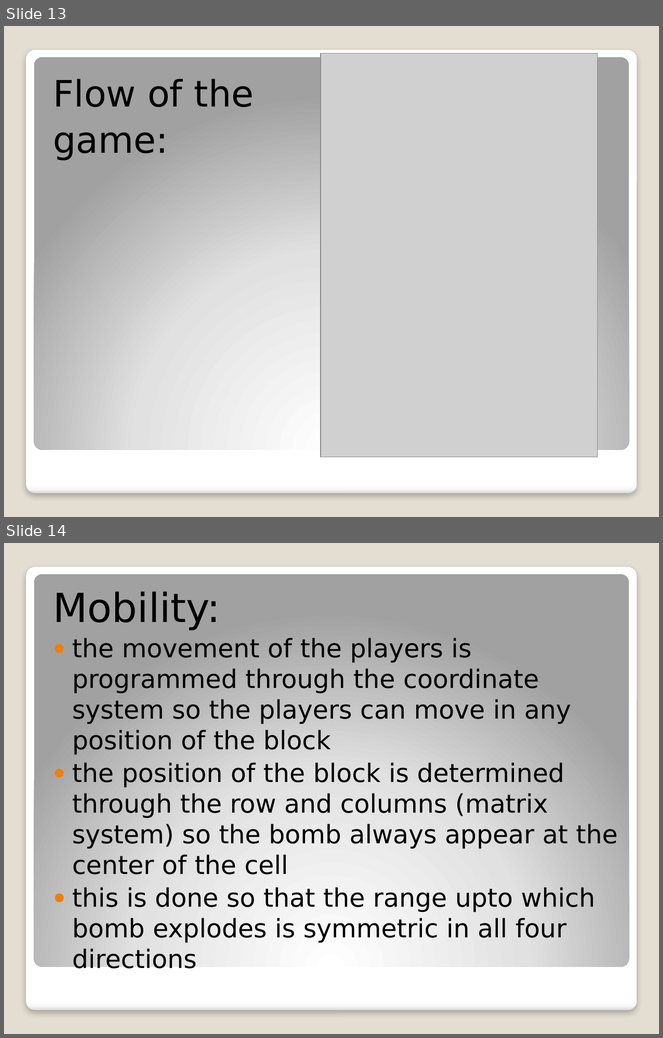
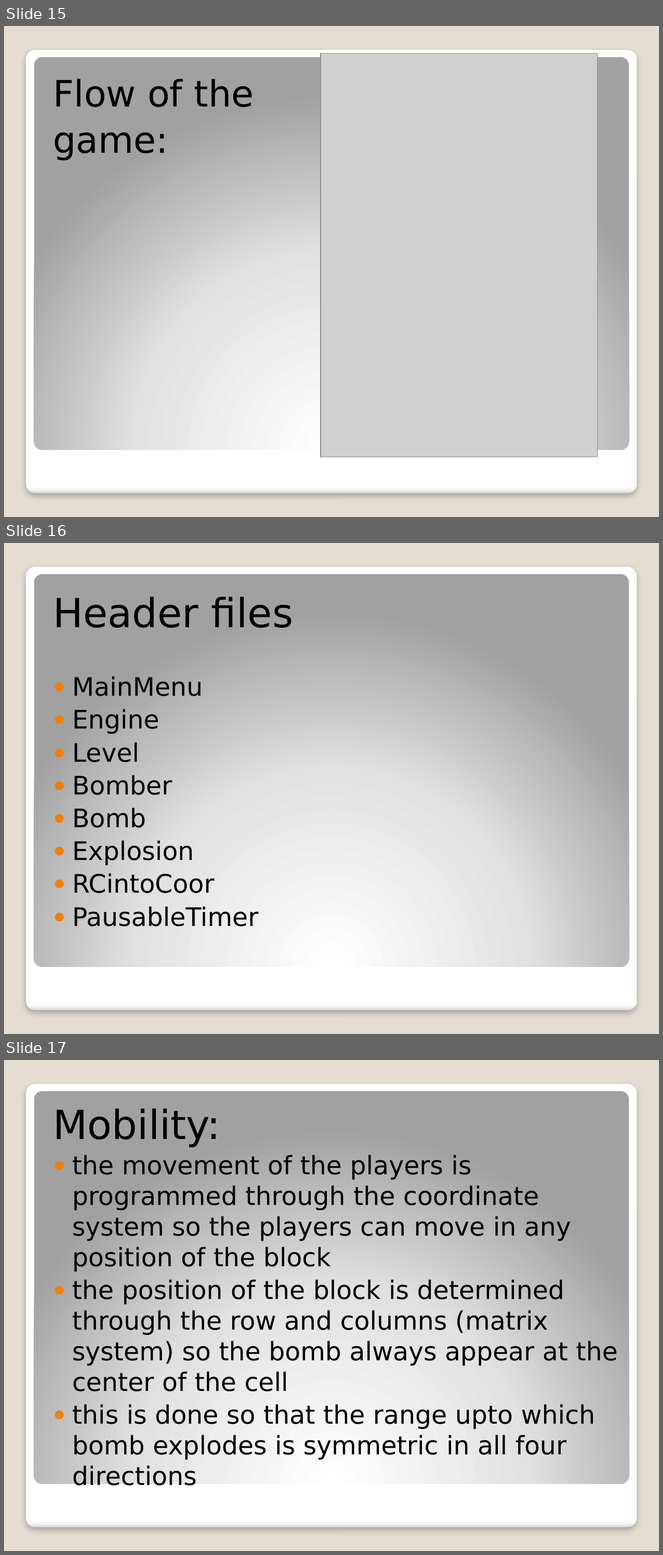
Before and after one commit to baibhavbista/bomberr, a slide deck: bomberman.pptx. Shown one above the other, each under a label of ours: slides 13 and 14 before the commit, slides 15, 16 and 17 after it. The pictures are 663x1038 and 663x1555 pixels, drawn with LibreOffice and Linux fonts; fonts in the diff are those of the drawing; grey boxes stand for pictures. Boxes give left, top, right and bottom in pixels: in the first picture for what was removed or moved away, otherwise in the second. Text is boxed around its words. In the diff, an @@ line names an element or a change of style, - is before the commit and + after.

```diff
--- a/bomberman.pptx
+++ b/bomberman.pptx
@@ slide 16 added at <box>4,543,659,1034</box>, background #E3DED1; not listed: 2 template elements that a slide beside it also shows @@
@@ text added at <box>53,597,293,927</box>, 28 pt, text #000000 @@
+Header files
+● MainMenu
+● Engine
+● Level
+● Bomber
+● Bomb
+● Explosion
+● RCintoCoor
+● PausableTimer
@@ what was slide 13 is now slide 15 @@
@@ what was slide 14 is now slide 17 @@
```
Also in this commit, not shown: 1 slide changed, 8 other slides added, 5 slides removed, 25 other files.
